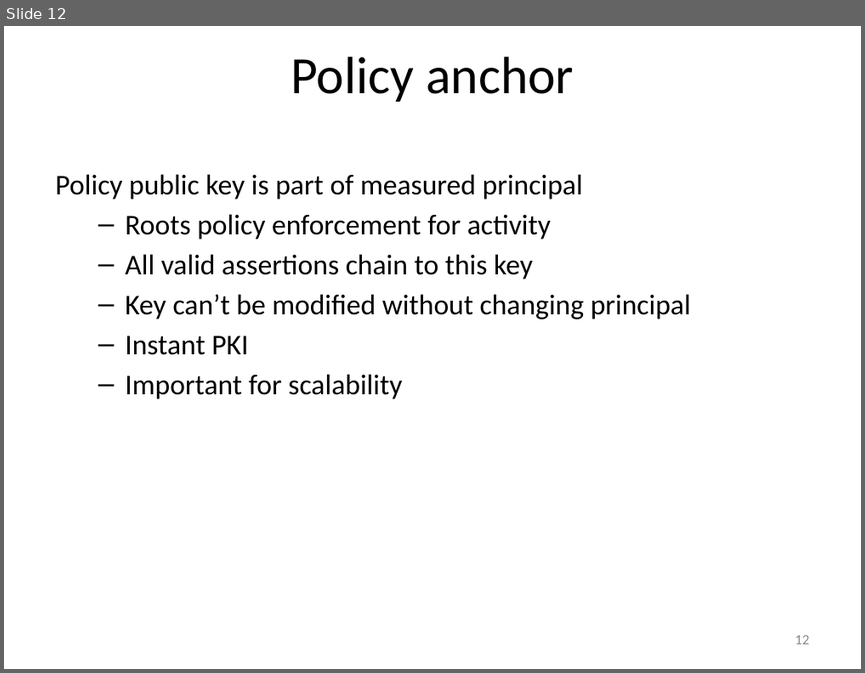
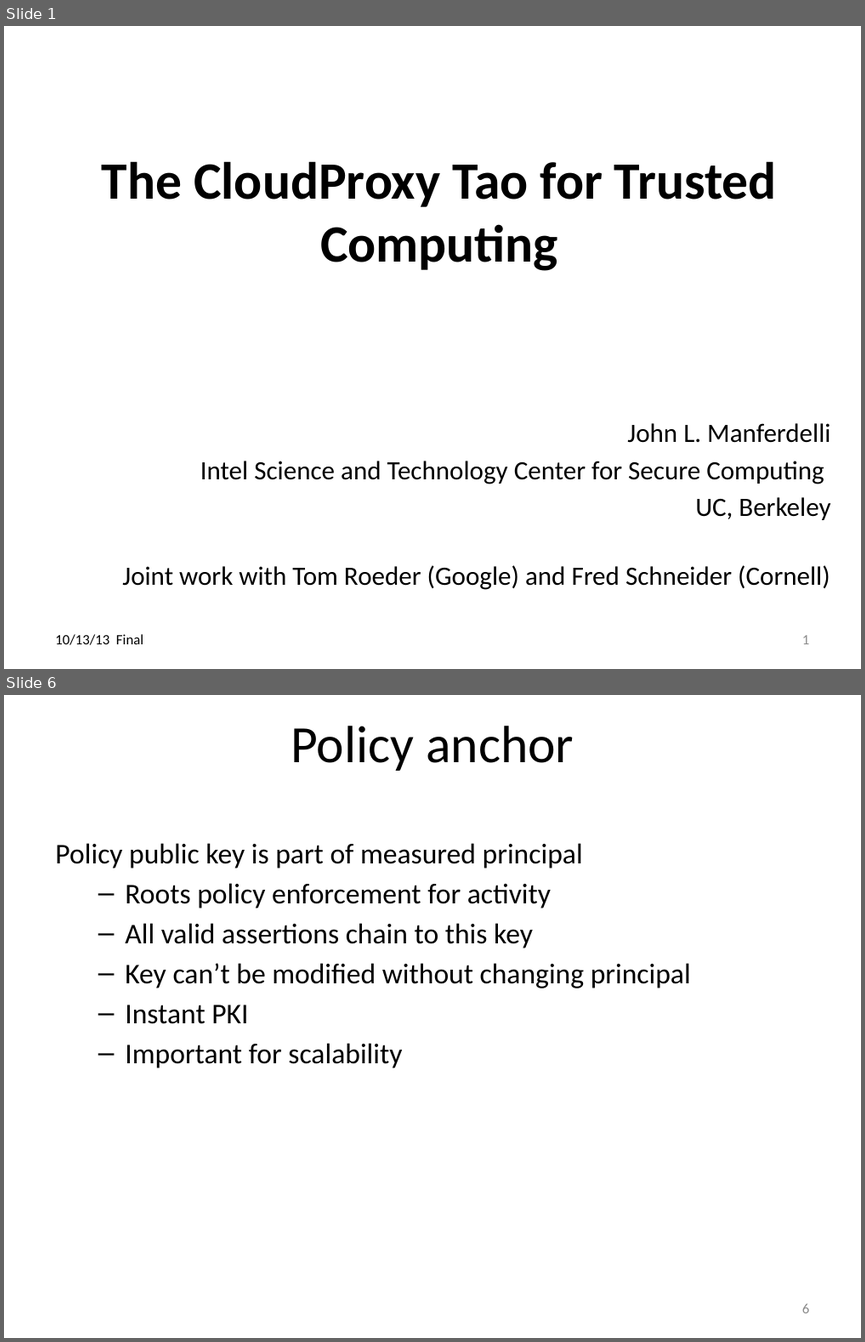
Before and after one commit to jlmucb/cloudproxy, a slide deck: Doc/Hypervisor.pptx. Shown one above the other, each under a label of ours: slide 12 before the commit, slides 1 and 6 after it; the slides between them are not shown. The pictures are 865x673 and 865x1342 pixels, drawn with LibreOffice and Linux fonts; fonts in the diff are those of the drawing. Boxes give left, top, right and bottom in pixels: in the first picture for what was removed or moved away, otherwise in the second. Text is boxed around its words. In the diff, an @@ line names an element or a change of style, - is before the commit and + after.

```diff
--- a/Doc/Hypervisor.pptx
+++ b/Doc/Hypervisor.pptx
@@ slide 1 added at [4, 26, 861, 669], background #FFFFFF @@
@@ title added at [102, 161, 777, 271], 44 pt, text #000000, bold @@
+The CloudProxy Tao for Trusted Computing
@@ subtitle added at [122, 423, 830, 590], 22.2 pt, text #000000 @@
+John L. Manferdelli
+Intel Science and Technology Center for Secure Computing
+UC, Berkeley
+Joint work with Tom Roeder (Google) and Fred Schneider (Cornell)
@@ text added at [55, 634, 143, 645], 12 pt, text #000000 @@
+10/13/13 Final
@@ page number added at [802, 635, 809, 644], 12 pt, text #8C8C8C @@
+1
@@ what was slide 12 is now slide 6 @@
@@ page number at [802, 1304, 809, 1313]: text changed @@
-12
+6
```
Also in this commit, not shown: 10 slides changed, 7 other slides added, 3 slides removed, 9 other files.
